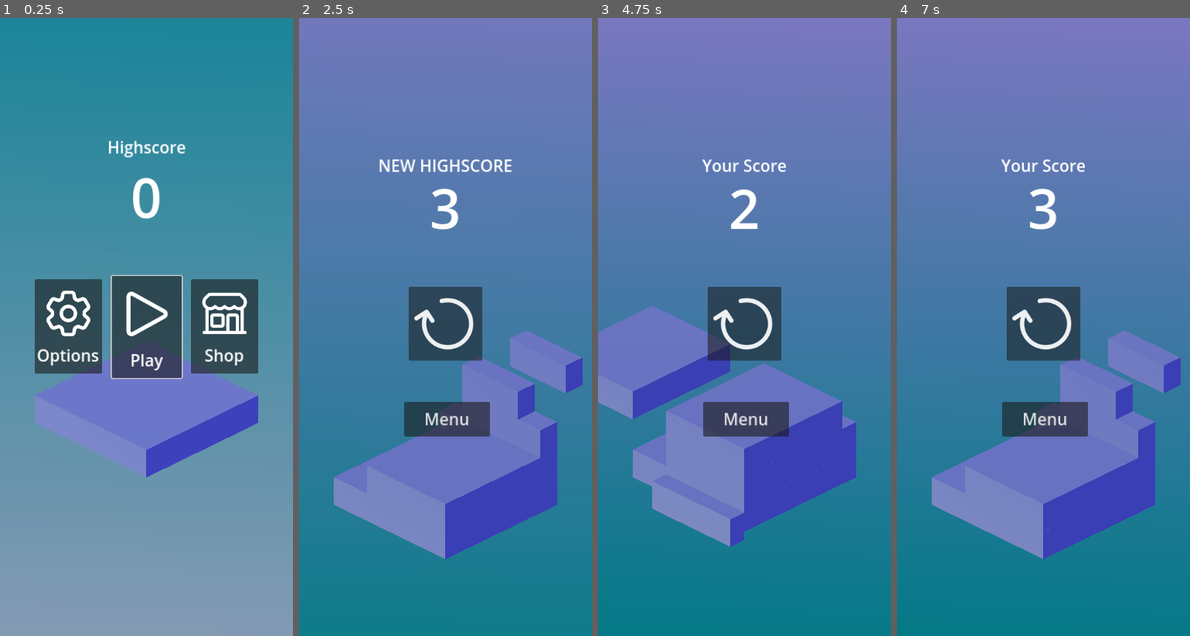
Above: before the commit, frames 1-4 (left to right).
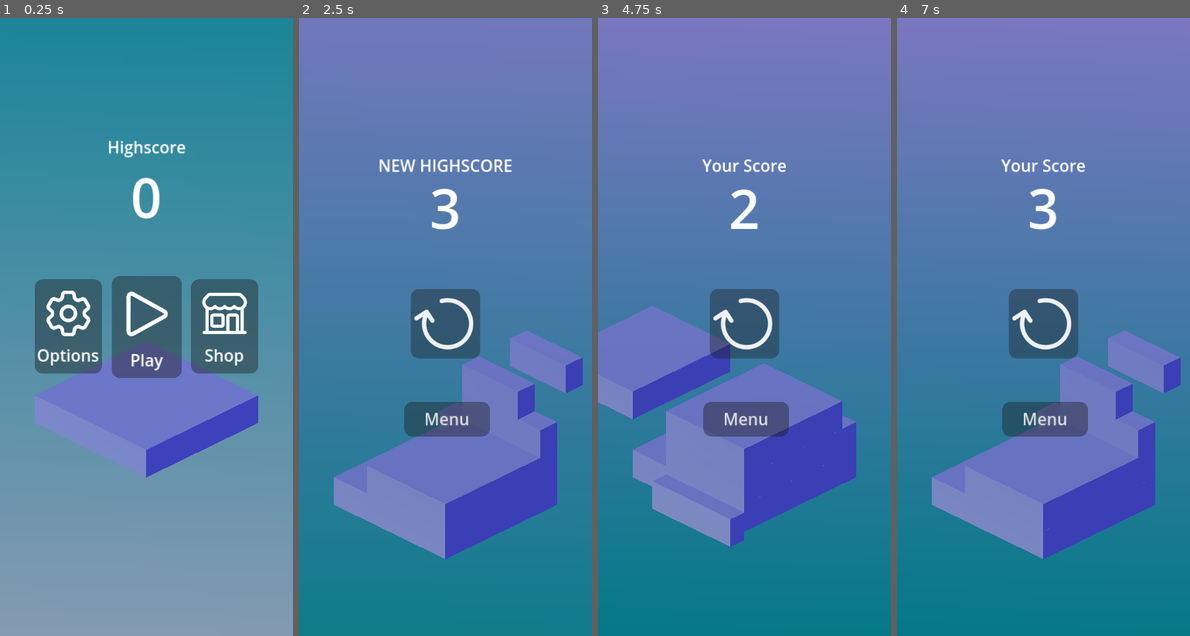
Above: after the commit, the same moments.

Repository: SkaceKamen/stack-it
Game: Godot game, scene res://main.tscn
The game is run twice, just before and just after one commit, with the same random seed, the same clock (stepped at 60 frames per second) and the same inputs. The engine's default icon, where the game draws it, is replaced by a stand-in: a white triangle on a blue panel in a dark square.
Inputs (mouse positions are in pixels of both pictures, inside the frame that each line leads up to):
- Up to frame 1 (0.25 s): no input
- Up to frame 2 (2.5 s): click (445, 327) at 0.5 s; move the mouse to (509, 296) at 1.27 s; click (509, 296) at 1.42 s; tap Space (ui_select) at 1.52, 2.27 s; move the mouse to (386, 357) at 2.02 s; click (386, 357) at 2.17 s
- Up to frame 3 (4.75 s): click (744, 320) at 2.75 s; move the mouse to (773, 191) at 3.52 s; click (773, 191) at 3.67 s; move the mouse to (729, 450) at 4.27 s; click (729, 450) at 4.42 s; tap Space (ui_select) at 4.52 s
- Up to frame 4 (7 s): click (1043, 320) at 5 s; move the mouse to (1131, 419) at 5.77 s; click (1131, 419) at 5.92 s; tap Space (ui_select) at 6.02, 6.77 s; move the mouse to (955, 234) at 6.52 s; click (955, 234) at 6.67 s

The runs differ from the first frame. In frame 1, 9.3% of the frame differs, in the area x 11-89%, y 41-59%; in frame 2, 3.4%; in frame 3, 3.6%; in frame 4, 3.5%.

Commit message:
Improved skinning

Diff:
--- a/DefaultTheme.tres
+++ b/DefaultTheme.tres
@@ -1,4 +1,31 @@
-[gd_resource type="Theme" format=3 uid="uid://cs0bto54c4shu"]
+[gd_resource type="Theme" load_steps=5 format=3 uid="uid://cs0bto54c4shu"]
+
+[sub_resource type="StyleBoxEmpty" id="StyleBoxEmpty_rbgl4"]
+
+[sub_resource type="StyleBoxFlat" id="StyleBoxFlat_hx0nd"]
+bg_color = Color(0.0980392, 0.0980392, 0.0980392, 0.639216)
+corner_radius_top_left = 15
+corner_radius_top_right = 15
+corner_radius_bottom_right = 15
+corner_radius_bottom_left = 15
+
+[sub_resource type="StyleBoxFlat" id="StyleBoxFlat_6udu6"]
+bg_color = Color(0.0980392, 0.0980392, 0.0980392, 0.403922)
+corner_radius_top_left = 15
+corner_radius_top_right = 15
+corner_radius_bottom_right = 15
+corner_radius_bottom_left = 15
+
+[sub_resource type="StyleBoxFlat" id="StyleBoxFlat_yhyik"]
+bg_color = Color(0.0980392, 0.0980392, 0.0980392, 0.909804)
+corner_radius_top_left = 15
+corner_radius_top_right = 15
+corner_radius_bottom_right = 15
+corner_radius_bottom_left = 15
 
 [resource]
+Button/styles/focus = SubResource("StyleBoxEmpty_rbgl4")
+Button/styles/hover = SubResource("StyleBoxFlat_hx0nd")
+Button/styles/normal = SubResource("StyleBoxFlat_6udu6")
+Button/styles/pressed = SubResource("StyleBoxFlat_yhyik")
 Control/font_sizes/font_size = 30
--- a/skin_shop_item.gd
+++ b/skin_shop_item.gd
@@ -6,6 +6,7 @@
 @export var name_label: Label
 @export var cost_label: Label
 @export var icon_texture: TextureRect
+@export var selected_style: StyleBox
 
 var skin_data: SkinData
 
@@ -17,3 +18,10 @@
     icon_texture.texture = data.icon
     name_label.text = data.name
     cost_label.text = str(data.cost) if !owned else "Owned"
+
+    if _selected:
+        add_theme_stylebox_override("normal", selected_style)
+        add_theme_stylebox_override("hover", selected_style)
+    else:
+        remove_theme_stylebox_override("normal")
+        remove_theme_stylebox_override("hover")
--- a/skin_shop_item.tscn
+++ b/skin_shop_item.tscn
@@ -1,7 +1,8 @@
-[gd_scene load_steps=3 format=3 uid="uid://cyt7x2tqupmy"]
+[gd_scene load_steps=4 format=3 uid="uid://cyt7x2tqupmy"]
 
 [ext_resource type="Texture2D" uid="uid://bo1fbr5cmfv6r" path="res://icon.svg" id="1_a3oga"]
 [ext_resource type="Script" path="res://skin_shop_item.gd" id="1_aqcaj"]
+[ext_resource type="StyleBox" uid="uid://bjirsjp5b605g" path="res://skin_shop_item_selected.tres" id="1_v477e"]
 
 [node name="SkinShopItem" type="Button" node_paths=PackedStringArray("name_label", "cost_label", "icon_texture")]
 custom_minimum_size = Vector2(200, 220)
@@ -16,6 +17,7 @@
 name_label = NodePath("SkinItem/Name")
 cost_label = NodePath("SkinItem/Cost")
 icon_texture = NodePath("SkinItem/Icon")
+selected_style = ExtResource("1_v477e")
 
 [node name="SkinItem" type="VBoxContainer" parent="."]
 layout_mode = 1
--- /dev/null
+++ b/skin_shop_item_selected.tres
@@ -0,0 +1,13 @@
+[gd_resource type="StyleBoxFlat" format=3 uid="uid://bjirsjp5b605g"]
+
+[resource]
+bg_color = Color(0, 0, 0, 0.341176)
+border_width_left = 5
+border_width_top = 5
+border_width_right = 5
+border_width_bottom = 5
+border_color = Color(0.845189, 0.831696, 0, 1)
+corner_radius_top_left = 15
+corner_radius_top_right = 15
+corner_radius_bottom_right = 15
+corner_radius_bottom_left = 15
